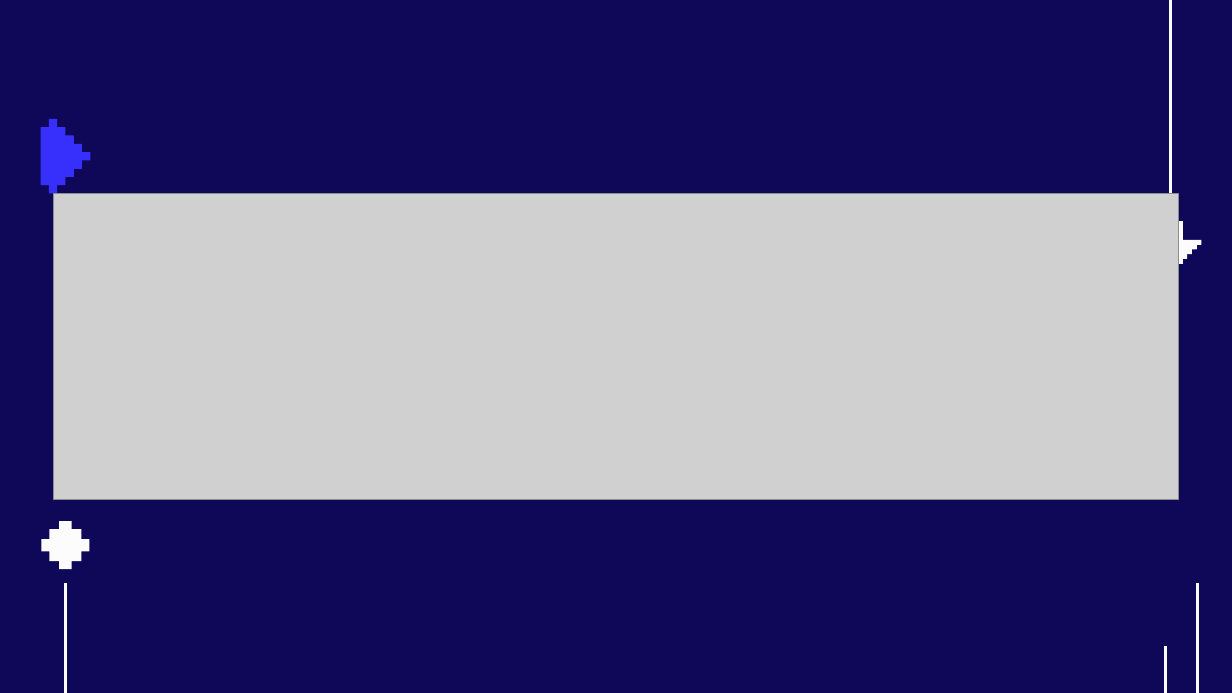
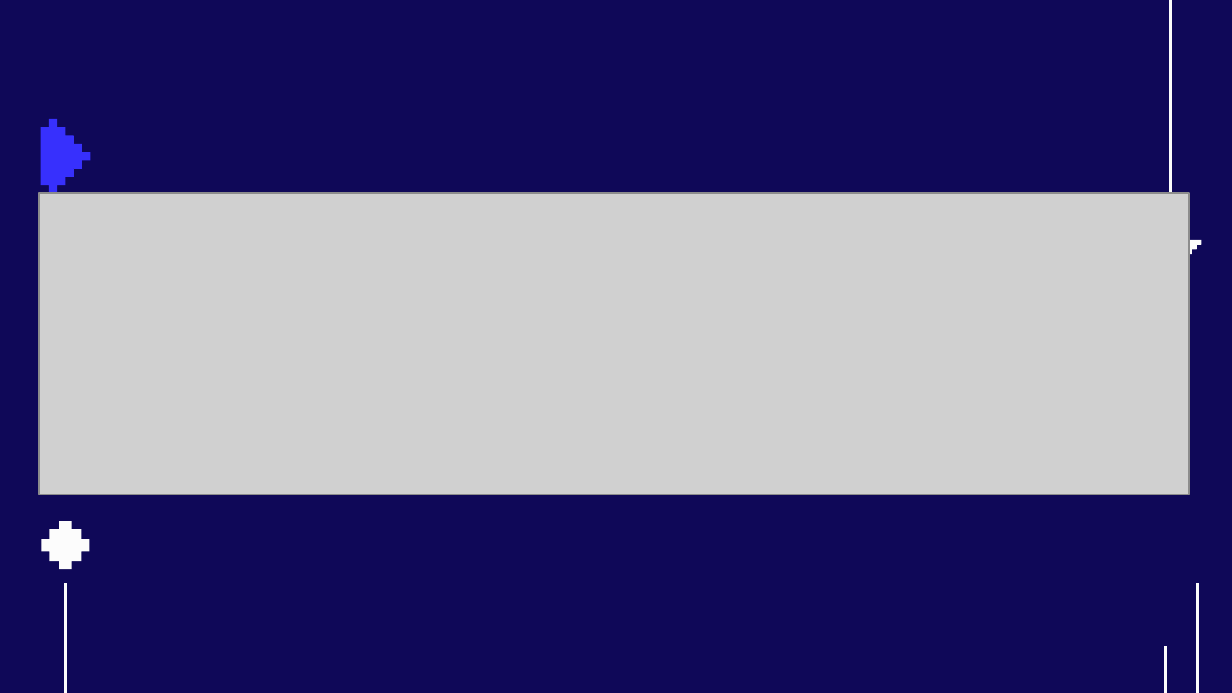
Before and after one commit to ngocduyYUD/OOLT.VN.20231-39, a slide deck: slide 12 of presentation/SlideTeam39.pptx. Drawn at 1232x693 pixels with LibreOffice and Linux fonts; fonts in the diff are those of the drawing; grey boxes stand for pictures; background and template pictures are left out. Boxes give left, top, right and bottom in pixels: in the first picture for what was removed or moved away, otherwise in the second. Text is boxed around its words. In the diff, an @@ line names an element or a change of style, - is before the commit and + after.

```diff
--- a/presentation/SlideTeam39.pptx
+++ b/presentation/SlideTeam39.pptx
@@ picture: place and size @@
-picture at [53,193,1179,499]
+picture at [39,193,1189,495]
@@ group removed at [1159,221,1183,269]: 5 freeform shapes @@
```
Also in this commit, not shown: 3 other slides changed, 1 slide added, 1 slide removed, 6 other files.
